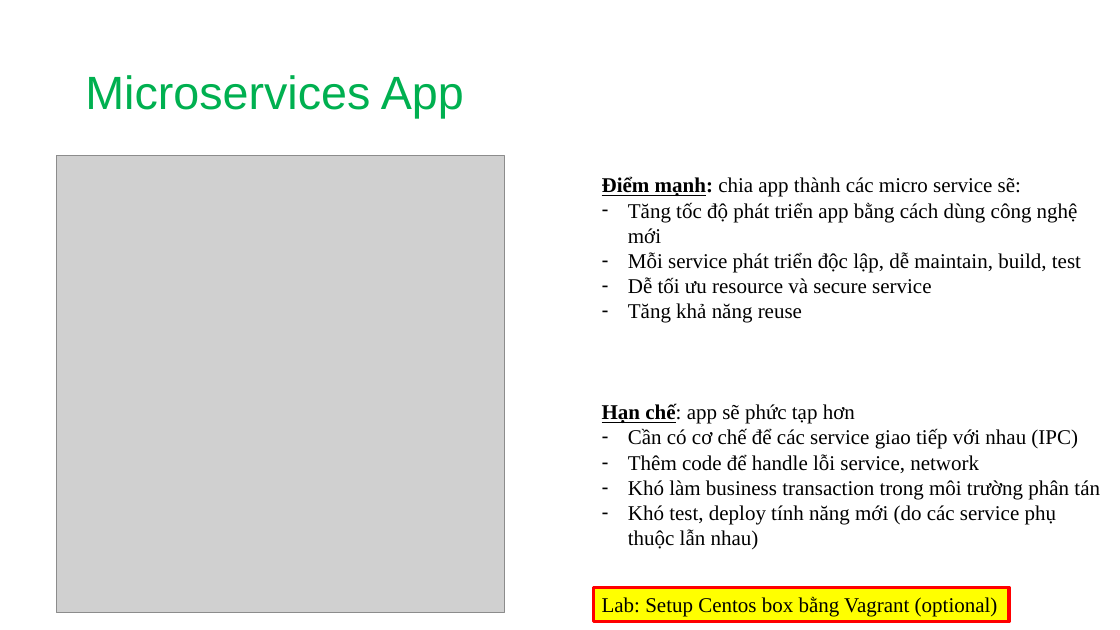
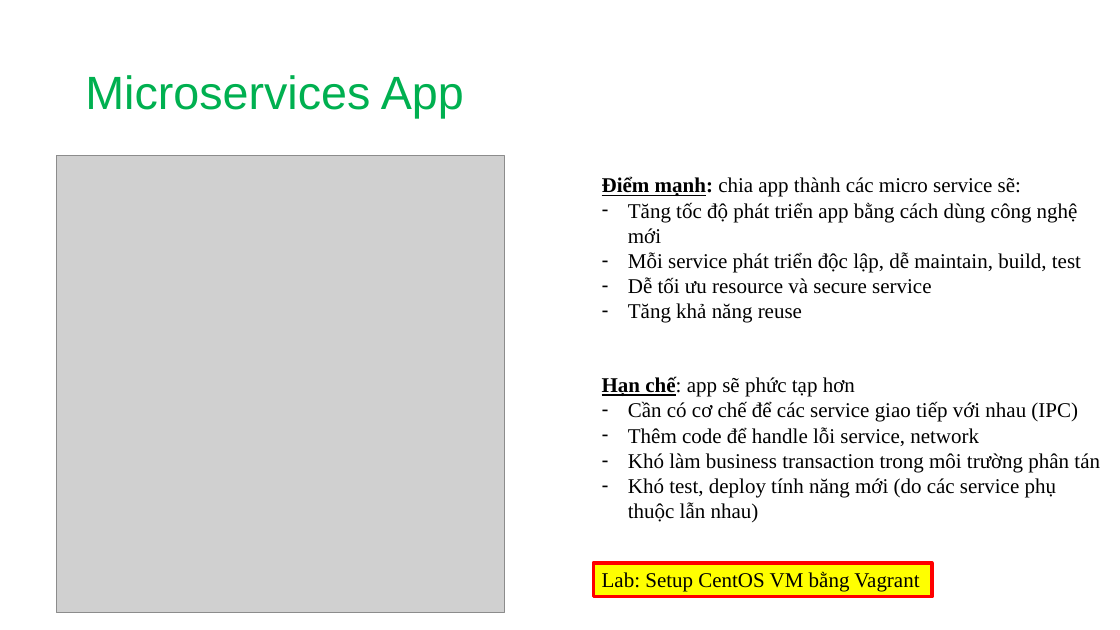
Before and after one commit to tuanndd/microservices-labs, a slide deck: slide 4 of module-1/Introduction-to-Microservices.pptx. Drawn at 1120x630 pixels with LibreOffice and Linux fonts; fonts in the diff are those of the drawing; grey boxes stand for pictures. Boxes give left, top, right and bottom in pixels: in the first picture for what was removed or moved away, otherwise in the second. Text is boxed around its words. In the diff, an @@ line names an element or a change of style, - is before the commit and + after.

```diff
--- a/module-1/Introduction-to-Microservices.pptx
+++ b/module-1/Introduction-to-Microservices.pptx
@@ text "Hạn chế: app sẽ phức ...": place and size @@
-text "Hạn chế: app sẽ phức ..." at [602, 403, 1100, 549]
+text "Hạn chế: app sẽ phức ..." at [602, 376, 1100, 522]
@@ rectangle "Lab: Setup CentOS VM bằng ...": place and size @@
-rectangle "Lab: Setup CentOS VM bằng ..." at [593, 587, 1009, 621]
+rectangle "Lab: Setup CentOS VM bằng ..." at [593, 563, 932, 597]
@@ text in rectangle at [602, 571, 919, 592]: text changed @@
-Lab: Setup Centos box bằng Vagrant (optional)
+Lab: Setup CentOS VM bằng Vagrant
```
Also in this commit, not shown: 7 other files.
